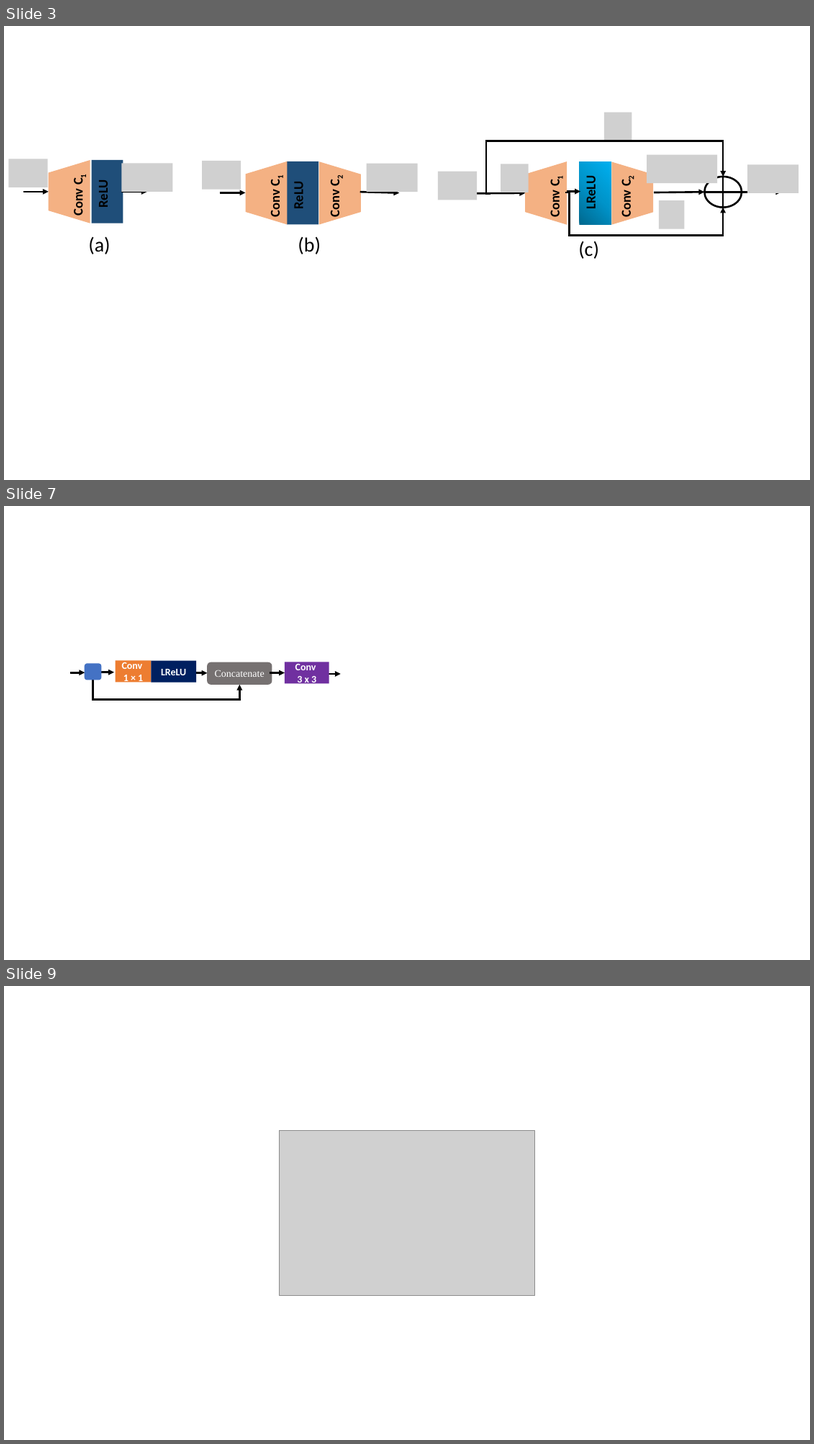
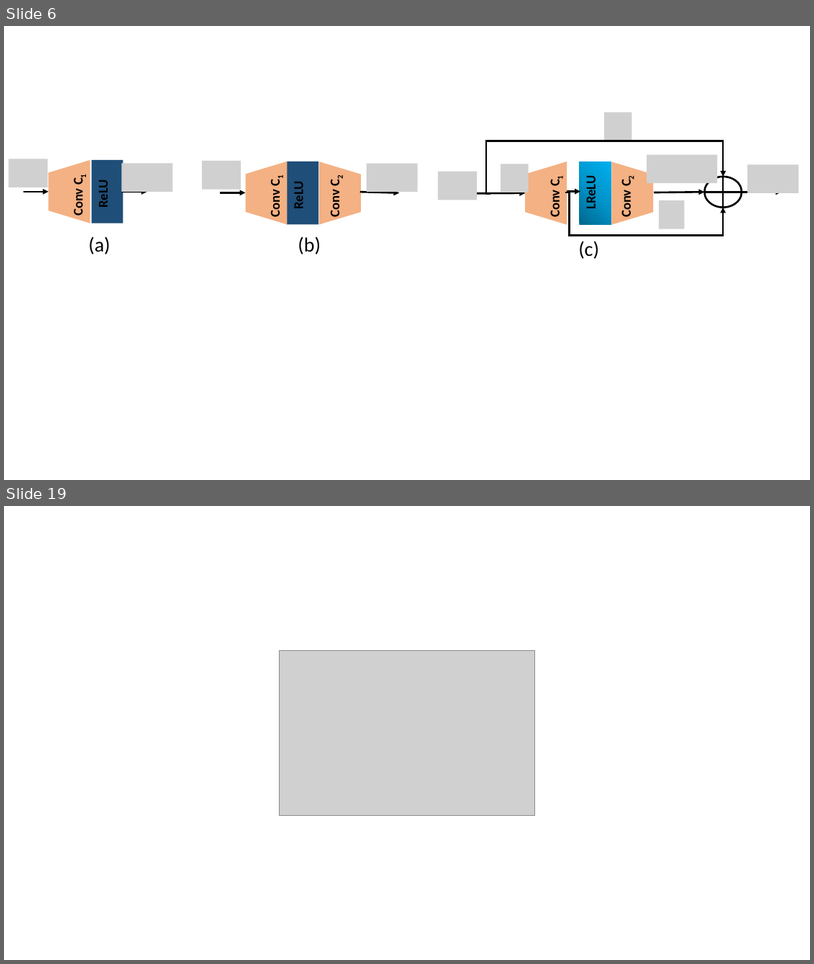
Before and after one commit to niazwazir/WAZIR_SENEXT, a slide deck: FINAL_WAZIR_MODEL.pptx. Shown one above the other, each under a label of ours: slides 3, 7 and 9 before the commit, slides 6 and 19 after it; the slides between them are not shown. The pictures are 814x1444 and 814x964 pixels, drawn with LibreOffice and Linux fonts; fonts in the diff are those of the drawing; grey boxes stand for pictures. Boxes give left, top, right and bottom in pixels: in the first picture for what was removed or moved away, otherwise in the second. Text is boxed around its words. In the diff, an @@ line names an element or a change of style, - is before the commit and + after.

```diff
--- a/FINAL_WAZIR_MODEL.pptx
+++ b/FINAL_WAZIR_MODEL.pptx
@@ slide 7 removed at (4,506,810,960), background #FFFFFF @@
@@ arrow removed from (70, 672) to (85, 672) @@
@@ rounded rectangle removed at (85,663,101,680) @@
@@ arrow removed from (99, 672) to (114, 672) @@
@@ rectangle removed at (116,660,152,682) @@
-Conv
-1 × 1
@@ rectangle removed at (151,661,196,682) @@
-LReLU
@@ arrow removed from (193, 673) to (207, 673) @@
@@ rounded rectangle removed at (207,662,273,685) @@
-Concatenate
@@ arrow removed from (270, 673) to (285, 673) @@
@@ rectangle removed at (285,662,329,684) @@
-Conv
-3 x 3
@@ arrow removed from (327, 674) to (341, 674) @@
@@ elbow arrow removed from (93, 680) to (240, 685) @@
@@ what was slide 3 is now slide 6 @@
@@ what was slide 9 is now slide 19 @@
```
Also in this commit, not shown: 5 slides changed, 6 slides added, 3 other slides removed, 33 other files.
